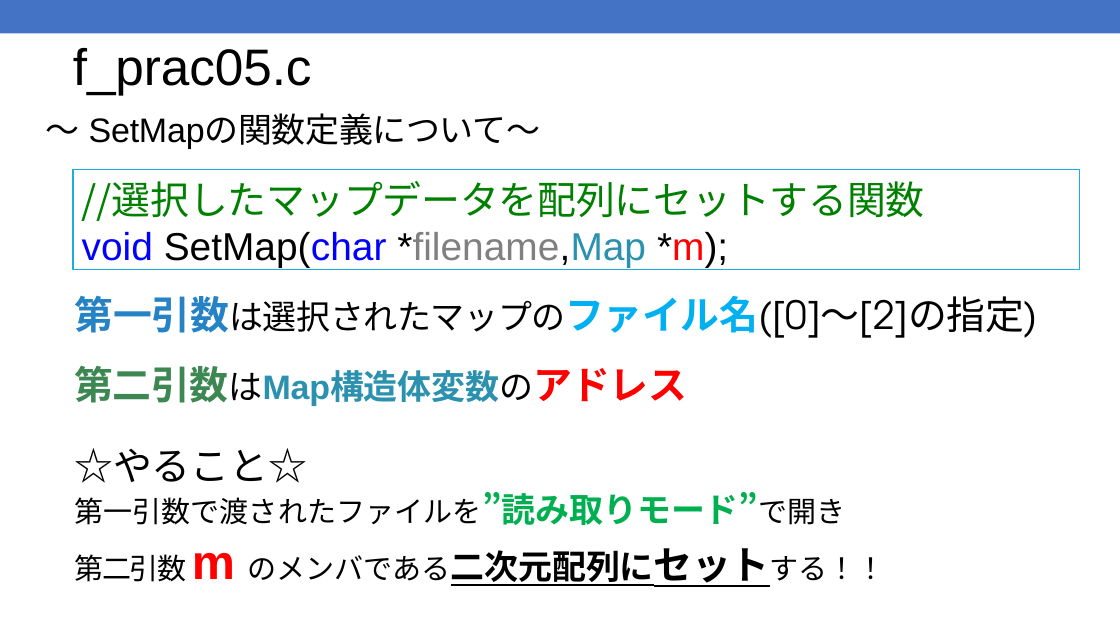
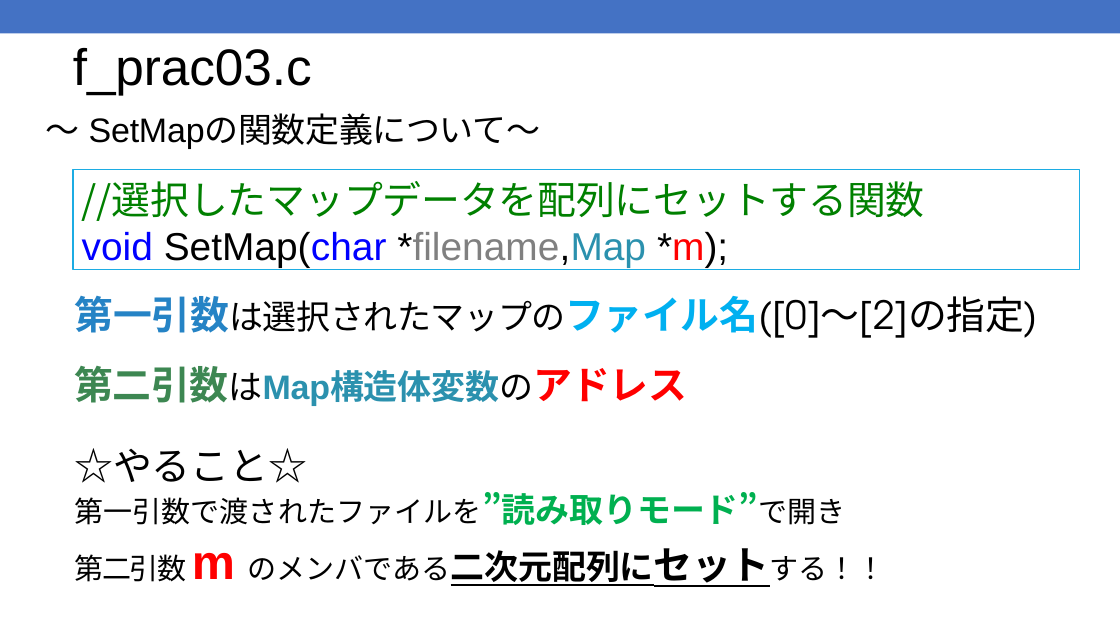
Before and after one commit to kic-murata/cpp2025, a slide deck: slide 38 of 授業資料/演習問題：ファイル処理.pptx. Drawn at 1120x630 pixels with LibreOffice and Linux fonts; fonts in the diff are those of the drawing. Boxes give left, top, right and bottom in pixels: in the first picture for what was removed or moved away, otherwise in the second. Text is boxed around its words. In the diff, an @@ line names an element or a change of style, - is before the commit and + after.

```diff
--- a/授業資料/演習問題：ファイル処理.pptx
+++ b/授業資料/演習問題：ファイル処理.pptx
@@ title at bbox=[73, 48, 312, 95]: text changed @@
-f_prac05.c
+f_prac03.c
```
Also in this commit, not shown: 18 other slides changed.
